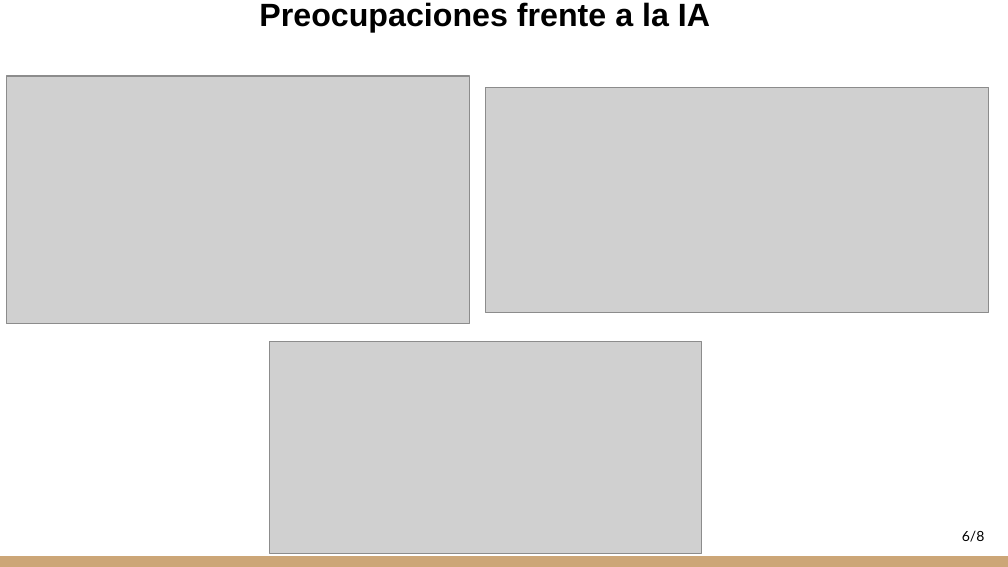
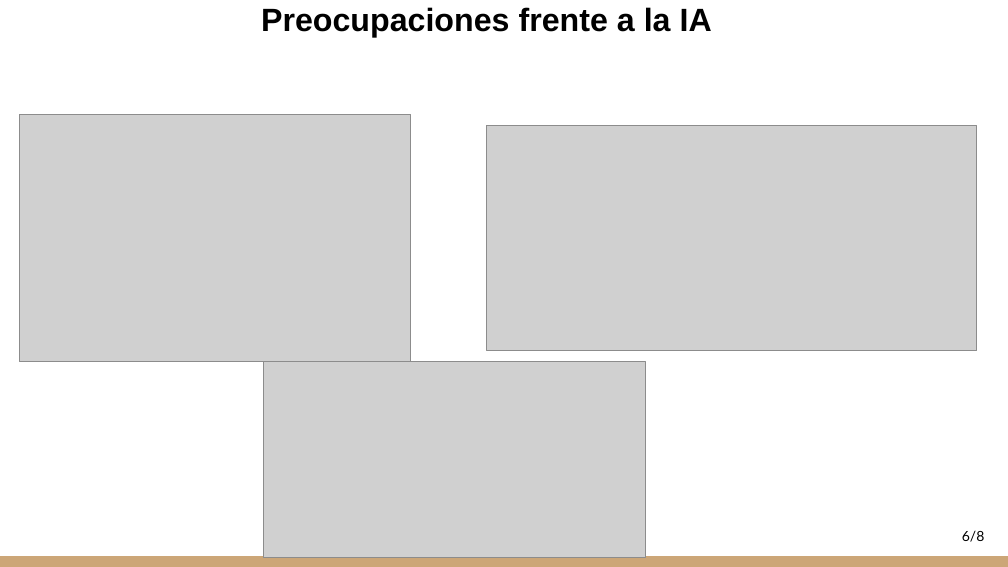
Before and after one commit to martin1000000000/Computacion-cientifica, a slide deck: slide 6 of Presentacion_entrega_2.pptx. Drawn at 1008x567 pixels with LibreOffice and Linux fonts; fonts in the diff are those of the drawing; grey boxes stand for pictures. Boxes give left, top, right and bottom in pixels: in the first picture for what was removed or moved away, otherwise in the second. Text is boxed around its words. In the diff, an @@ line names an element or a change of style, - is before the commit and + after.

Commit message:
fix ./Presentacion_entrega_2.pptx

```diff
--- a/Presentacion_entrega_2.pptx
+++ b/Presentacion_entrega_2.pptx
@@ text "Preocupaciones frente a la IA": place and size @@
-text "Preocupaciones frente a la IA" at [259,2,710,32]
+text "Preocupaciones frente a la IA" at [261,7,712,37]
@@ picture: place and size @@
-picture at [6,76,470,324]
+picture at [19,114,411,362]
@@ picture: place and size @@
-picture at [485,87,989,312]
+picture at [487,125,977,351]
@@ picture: place and size @@
-picture at [270,342,703,553]
+picture at [263,362,645,557]
```
